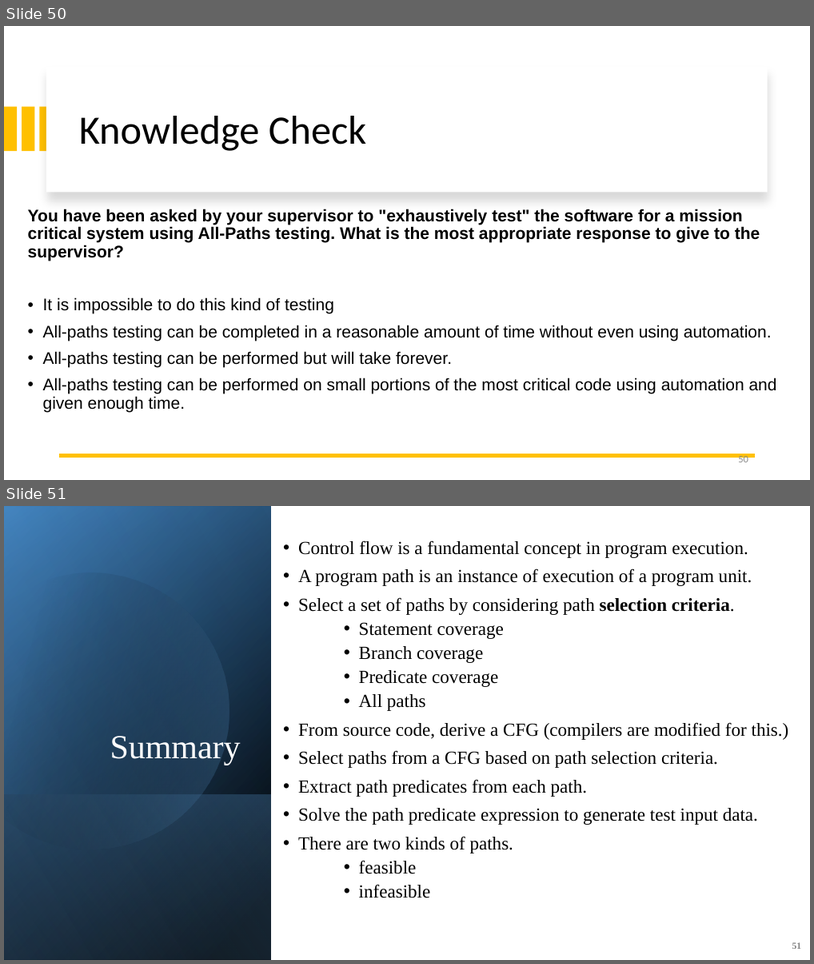
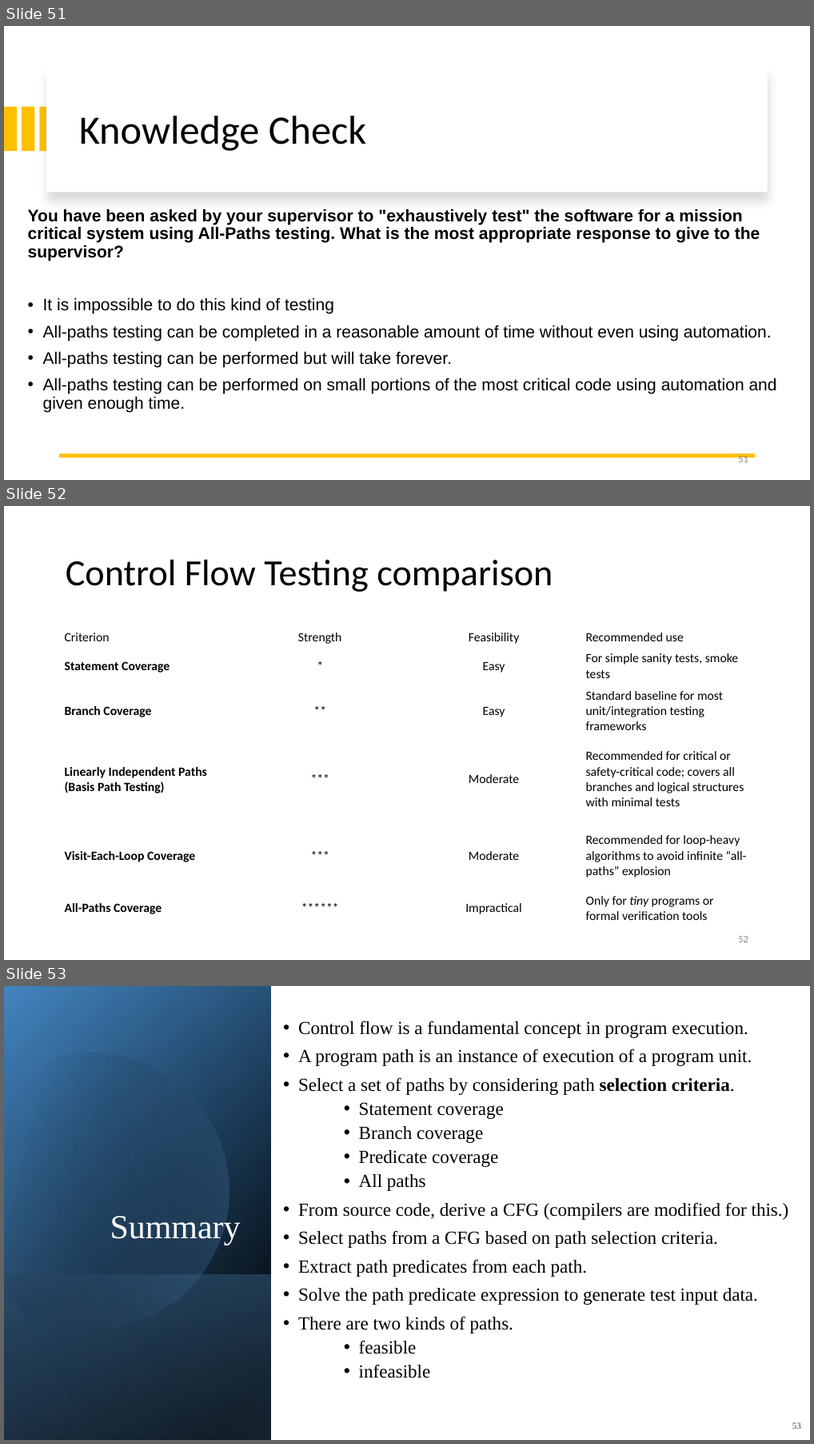
Before and after one commit to kthanasi-git/SW_Engineering, a slide deck: SOFTWARE ENGINEERING/SLIDES/14- Control Flow Testing.pptx. Shown one above the other, each under a label of ours: slides 50 and 51 before the commit, slides 51, 52 and 53 after it. The pictures are 814x964 and 814x1444 pixels, drawn with LibreOffice and Linux fonts; fonts in the diff are those of the drawing. Boxes give left, top, right and bottom in pixels: in the first picture for what was removed or moved away, otherwise in the second. Text is boxed around its words. In the diff, an @@ line names an element or a change of style, - is before the commit and + after.

Commit message:
Testing and actual test code

```diff
--- a/SOFTWARE ENGINEERING/SLIDES/14- Control Flow Testing.pptx
+++ b/SOFTWARE ENGINEERING/SLIDES/14- Control Flow Testing.pptx
@@ slide 52 added at [4, 506, 810, 960], background #FFFFFF @@
@@ title added at [66, 560, 553, 592], 44 pt, text #000000 @@
+Control Flow Testing comparison
@@ table added at [60, 627, 757, 927], 6 rows, 4 columns @@
+Criterion | Strength | Feasibility | Recommended use
+Statement Coverage | * | Easy | For simple sanity tests, smoke tests
+Branch Coverage | ** | Easy | Standard baseline for most unit/integration testing frameworks
+Linearly Independent Paths (Basis Path Testing) | *** | Moderate | Recommended for critical or safety-critical code; covers all branches and logical structures with minimal tests
+Visit-Each-Loop Coverage | *** | Moderate | Recommended for loop-heavy algorithms to avoid infinite “all-paths” explosion
+All-Paths Coverage | ****** | Impractical | Only for tiny programs or formal verification tools
@@ page number added at [738, 936, 749, 942], 12 pt, text #8C8C8C @@
+52
@@ what was slide 50 is now slide 51 @@
@@ page number at [738, 454, 749, 462]: text changed @@
-50
+51
@@ what was slide 51 is now slide 53 @@
```
Also in this commit, not shown: 1 slide changed, 1 other slide added, 5 other files.
